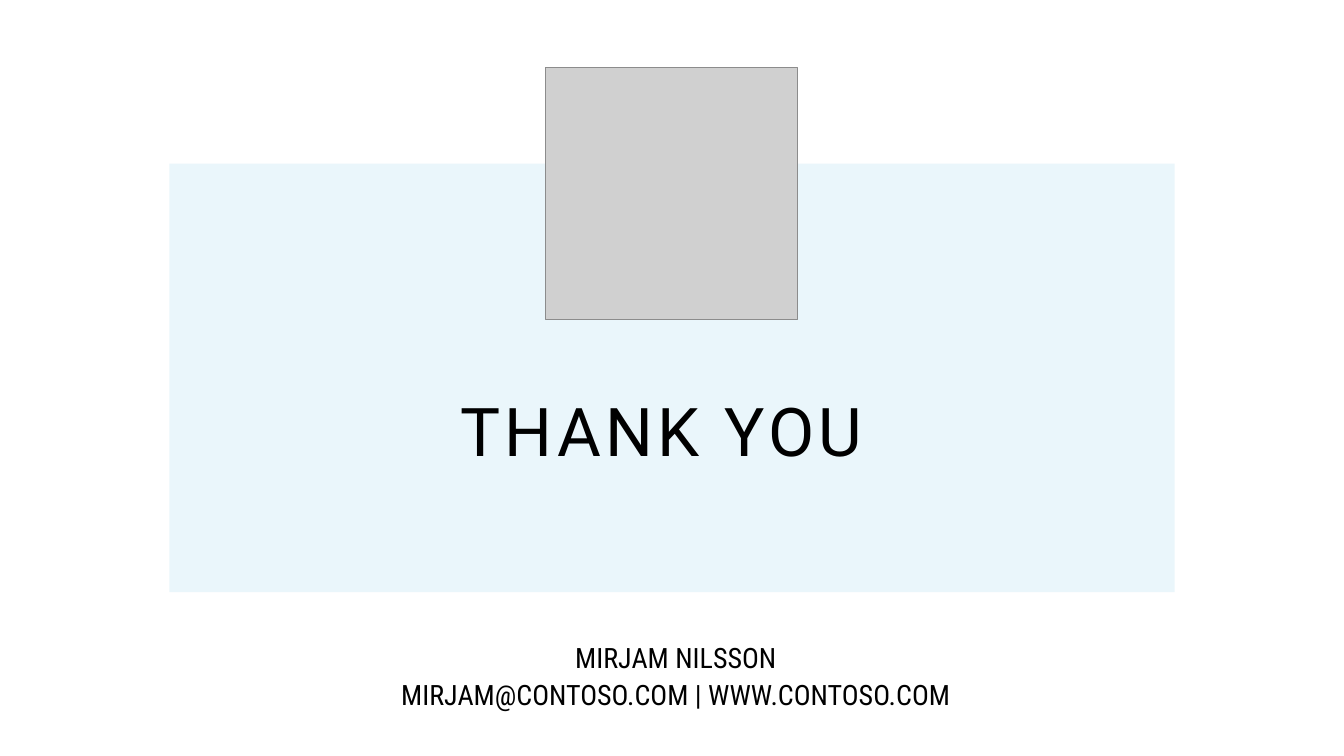
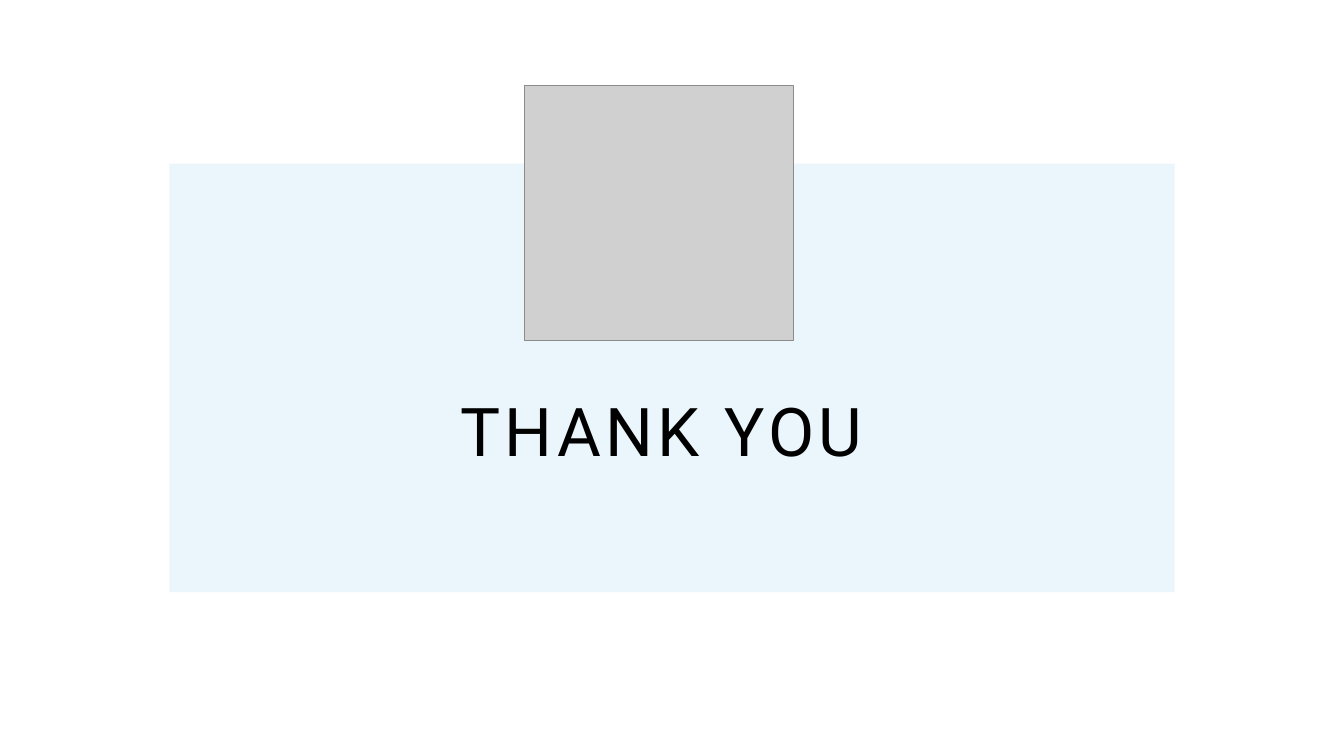
Before and after one commit to rkcho317/projcerebro, a slide deck: slide 7 of Presentation2.pptx (slide 13 before the commit). Drawn at 1344x756 pixels with LibreOffice and Linux fonts; fonts in the diff are those of the drawing; grey boxes stand for pictures; background and template pictures are left out. Boxes give left, top, right and bottom in pixels: in the first picture for what was removed or moved away, otherwise in the second. Text is boxed around its words. In the diff, an @@ line names an element or a change of style, - is before the commit and + after.

```diff
--- a/Presentation2.pptx
+++ b/Presentation2.pptx
@@ picture: place and size @@
-picture at (546,68,799,320)
+picture at (524,86,793,341)
@@ text removed at (401,647,950,712) @@
-MIRJAM NILSSON
-MIRJAM@CONTOSO.COM | WWW.CONTOSO.COM
```
Also in this commit, not shown: 1 other slide changed, 5 slides added, 11 slides removed, 8 other files.
